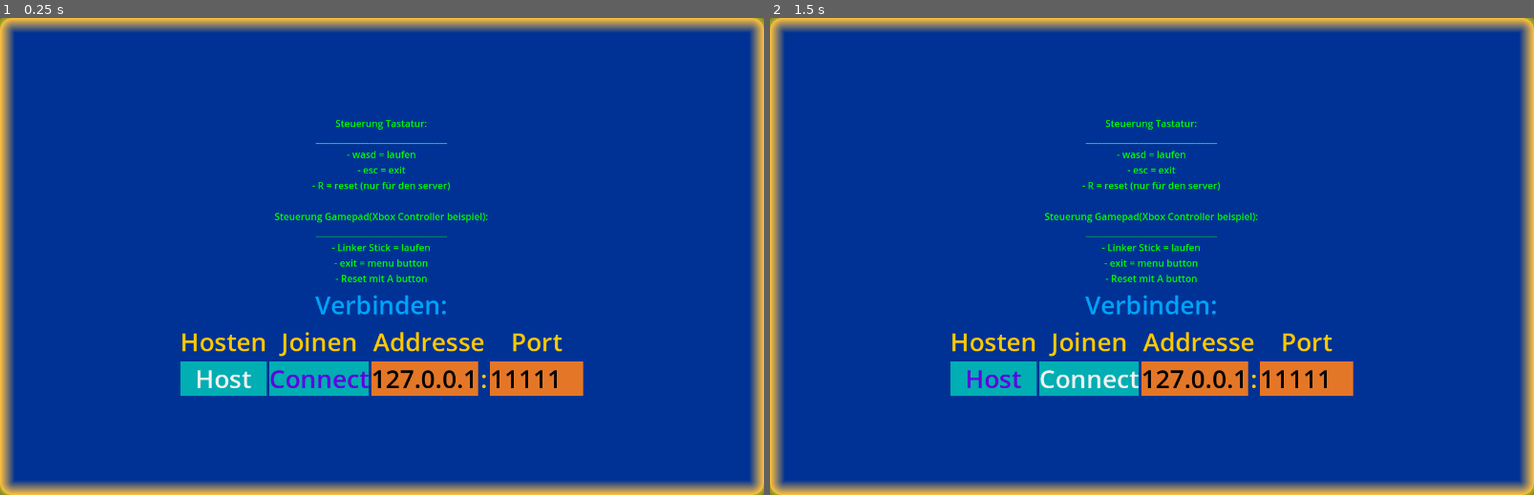
Above: before the commit, frames 1-2 (left to right).
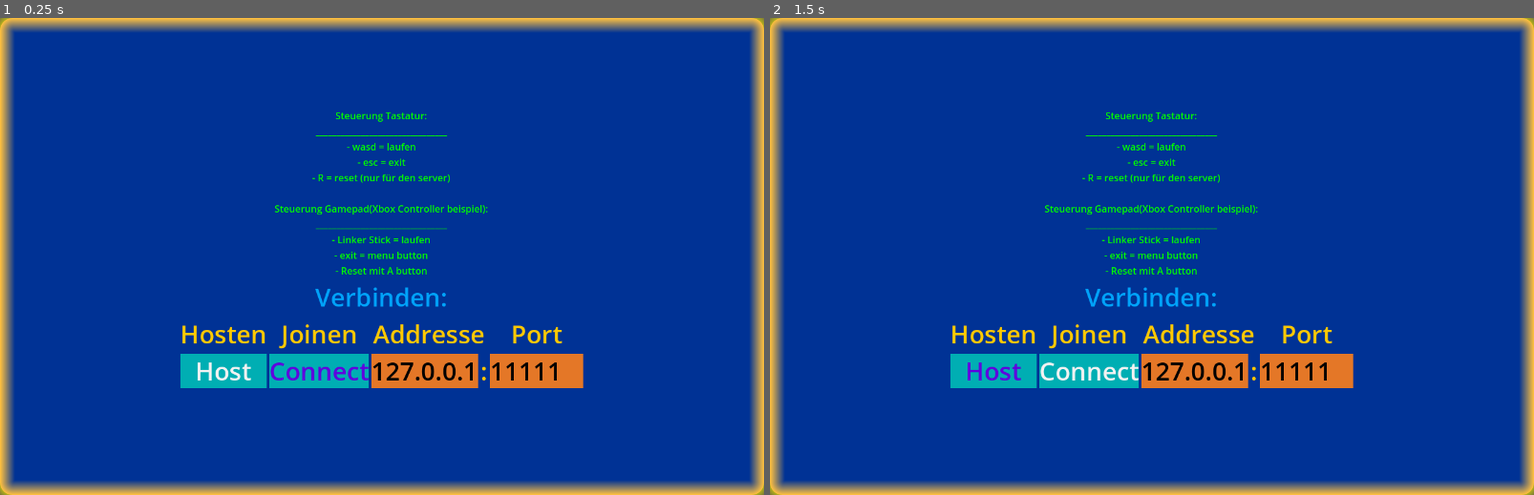
Above: after the commit, the same moments.

Repository: NIK-98/Paint_The_Ground
Game: Godot game, scene res://sceens/main.tscn
Same seed, same stepped clock (60 frames per second), same inputs: the game is played once before the commit and once after it.
Inputs:
- Up to frame 1 (0.25 s): no input
- Up to frame 2 (1.5 s): click "Host" at 0.5 s; click "Connect" at 1.25 s

The runs differ from the first frame. In frame 1, 5.9% of the frame differs, in the area x 23-77%, y 19-80%; in frame 2, 5.9%.

Commit message:
verbindungs warte schleife hinzugefügt.

Diff:
--- a/project.godot
+++ b/project.godot
@@ -75,6 +75,12 @@
 , Object(InputEventJoypadButton,"resource_local_to_scene":false,"resource_name":"","device":-1,"button_index":5,"pressure":0.0,"pressed":false,"script":null)
 ]
 }
+cancel={
+"deadzone": 0.5,
+"events": [Object(InputEventKey,"resource_local_to_scene":false,"resource_name":"","device":-1,"window_id":0,"alt_pressed":false,"shift_pressed":false,"ctrl_pressed":false,"meta_pressed":false,"pressed":false,"keycode":0,"physical_keycode":67,"key_label":0,"unicode":99,"echo":false,"script":null)
+, Object(InputEventJoypadButton,"resource_local_to_scene":false,"resource_name":"","device":-1,"button_index":1,"pressure":0.0,"pressed":false,"script":null)
+]
+}
 
 [rendering]
 
--- a/sceens/main.tscn
+++ b/sceens/main.tscn
@@ -210,6 +210,9 @@
 max_length = 5
 expand_to_text_length = true
 
+[node name="Connecting" type="Label" parent="UI/Panel/CenterContainer/Net"]
+layout_mode = 2
+
 [node name="CanvasLayer" type="CanvasLayer" parent="."]
 scale = Vector2(0.7, 0.7)
 transform = Transform2D(0.7, 0, 0, 0.7, 0, 0)
--- a/scripts/main.gd
+++ b/scripts/main.gd
@@ -1,9 +1,10 @@
 extends Node
+
+var block_host = false
 
 
 func _ready():
 	OS.request_permissions()
-	get_tree().paused = true
 	multiplayer.server_relay = false
 
 
@@ -15,32 +16,43 @@
 
 
 func _process(delta):
-	if get_node("Level/level") == null:
+	if get_node("Level/level") == null and not $UI.visible:
 		OS.alert("Multiplayer Server wurde beendet.")
 		get_tree().change_scene_to_file("res://sceens/main.tscn")
+	if Input.is_action_just_pressed("cancel"):
+		block_host = false
+		$UI/Panel/CenterContainer/Net/Connecting.text = ""
 
 
 func _on_host_pressed():
+	if block_host:
+		return
 	var peer = ENetMultiplayerPeer.new()
 	var txt : String = $UI/Panel/CenterContainer/Net/Options/o3/remote1/Remote.text
-	var port : String = $UI/Panel/CenterContainer/Net/Options/o4/port.text
+	var port = $UI/Panel/CenterContainer/Net/Options/o4/port.text
 	if not txt.is_valid_ip_address():
 		OS.alert("Ist keine richtiege ip adresse.")
 		return
 	if not port.is_valid_int():
 		OS.alert("Ist keine richtieger port.")
 		return
-	var check = peer.create_server(port.to_int(), Global.Max_clients)
+	port = port.to_int()
+	var check = peer.create_server(port, Global.Max_clients)
 	if check != OK:
-		OS.alert("Multiplayer Server läuft bereits.")
+		OS.alert("Server kann nicht erstellt werden!")
+		if port < 1024:
+			OS.alert("Versuchen sie einen port über 1024!")
 		return
 	multiplayer.multiplayer_peer = peer
 	start_game()
 
 
 func _on_connect_pressed():
+	if block_host:
+		return
+	block_host = true
 	var txt : String = $UI/Panel/CenterContainer/Net/Options/o3/remote1/Remote.text
-	var port : String = $UI/Panel/CenterContainer/Net/Options/o4/port.text
+	var port = $UI/Panel/CenterContainer/Net/Options/o4/port.text
 	if not txt.is_valid_ip_address():
 		OS.alert("Ist keine richtiege ip adresse.")
 		return
@@ -48,15 +60,20 @@
 		OS.alert("Ist keine richtieger port.")
 		return
 	var peer = ENetMultiplayerPeer.new()
-	peer.create_client(txt, port.to_int())
+	port = port.to_int()
+	peer.create_client(txt, port)
+	multiplayer.multiplayer_peer = peer
 	if peer.get_connection_status() == MultiplayerPeer.CONNECTION_DISCONNECTED:
 		OS.alert("Konnte Multiplayer client nicht starten.")
 		return
-	var udp_server = UDPServer.new()
-	if udp_server.listen(port.to_int()) == 0:
-		OS.alert("Kein Multiplayer Server gefunden.")
+	var i = 0
+	while peer.get_connection_status() == MultiplayerPeer.CONNECTION_CONNECTING and block_host:
+		i += 1
+		$UI/Panel/CenterContainer/Net/Connecting.text = str("Verbindung wird aufgebaut...", i)
+		await get_tree().create_timer(1).timeout
+	if not block_host:
+		multiplayer.disconnect_peer(peer.get_unique_id())
 		return
-	multiplayer.multiplayer_peer = peer
 	start_game()
 	await get_tree().create_timer(2).timeout
 
Not shown, changed: export_presets.cfg
